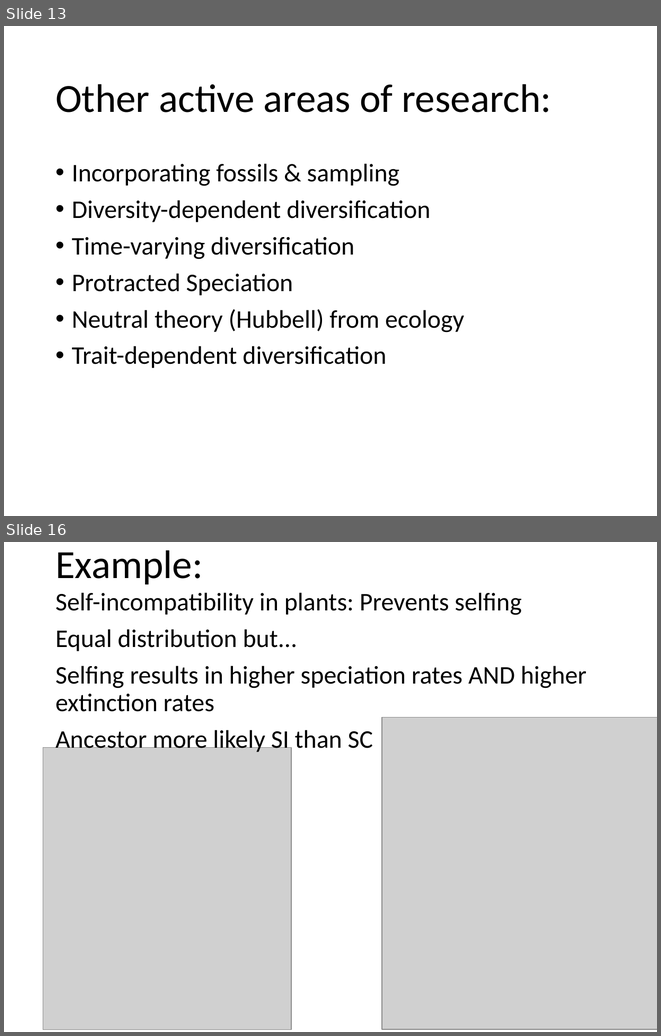
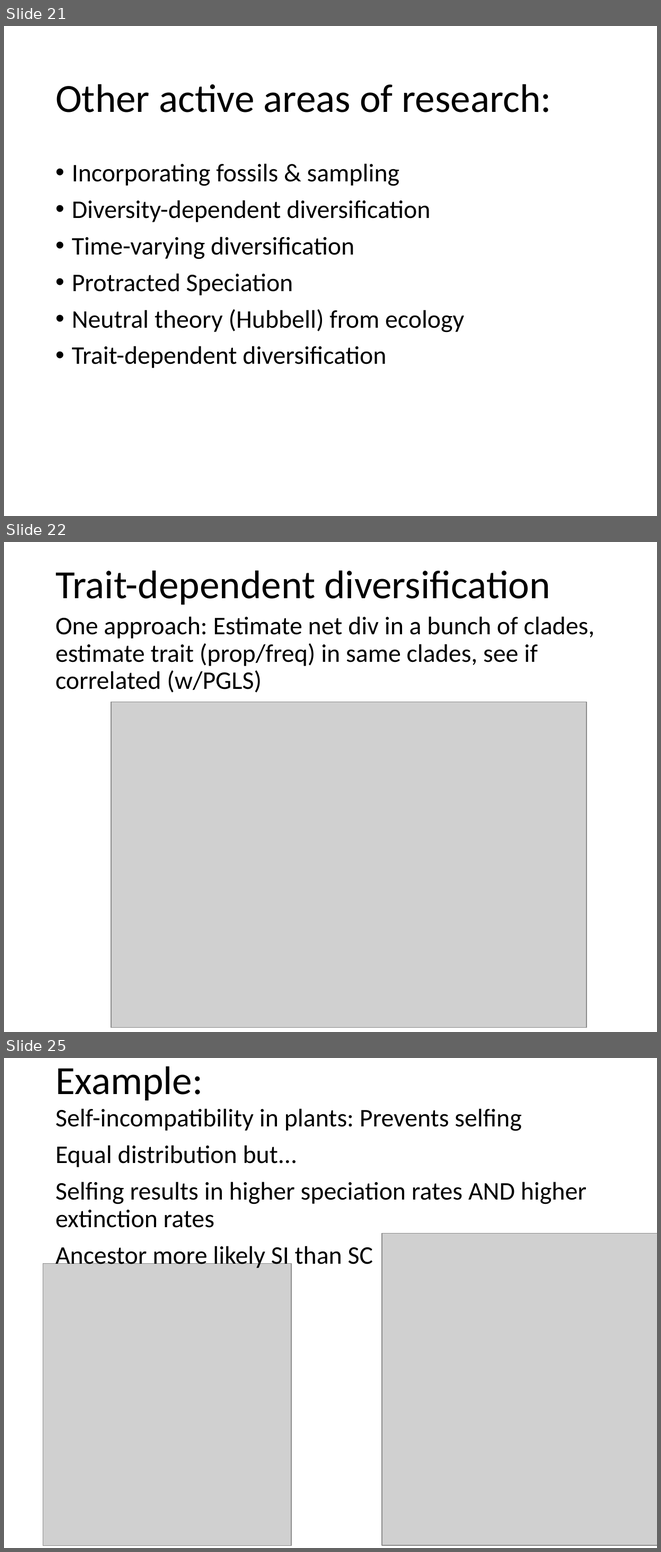
Before and after one commit to uyedaj/macrophy_course, a slide deck: lectures/slides/Diversification&SSE.pptx. Shown one above the other, each under a label of ours: slides 13 and 16 before the commit, slides 21, 22 and 25 after it; the slides between them are not shown. The pictures are 661x1036 and 661x1552 pixels, drawn with LibreOffice and Linux fonts; fonts in the diff are those of the drawing; grey boxes stand for pictures. Boxes give left, top, right and bottom in pixels: in the first picture for what was removed or moved away, otherwise in the second. Text is boxed around its words. In the diff, an @@ line names an element or a change of style, - is before the commit and + after.

Commit message:
Diversification lecture

```diff
--- a/lectures/slides/Diversification&SSE.pptx
+++ b/lectures/slides/Diversification&SSE.pptx
@@ slide 22 added at (4,542,657,1032), background #FFFFFF @@
@@ title added at (55,570,550,605), 44 pt, text #000000 @@
+Trait-dependent diversification
@@ text added at (55,616,595,693), 28 pt, text #000000 @@
+One approach: Estimate net div in a bunch of clades, estimate trait (prop/freq) in same clades, see if correlated (w/PGLS)
@@ picture added at (111,702,586,1026) @@
@@ what was slide 13 is now slide 21 @@
@@ what was slide 16 is now slide 25 @@
```
Also in this commit, not shown: 5 slides changed, 8 other slides added, 2 other files.
